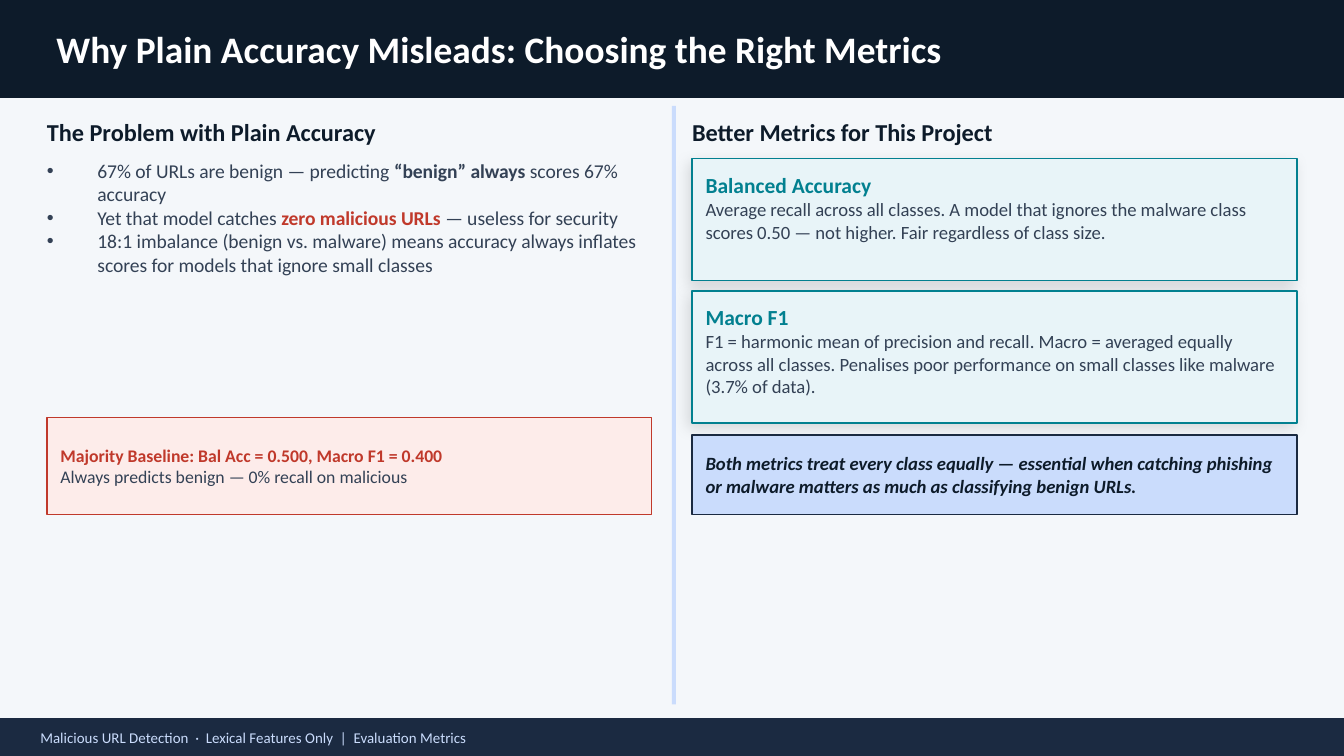
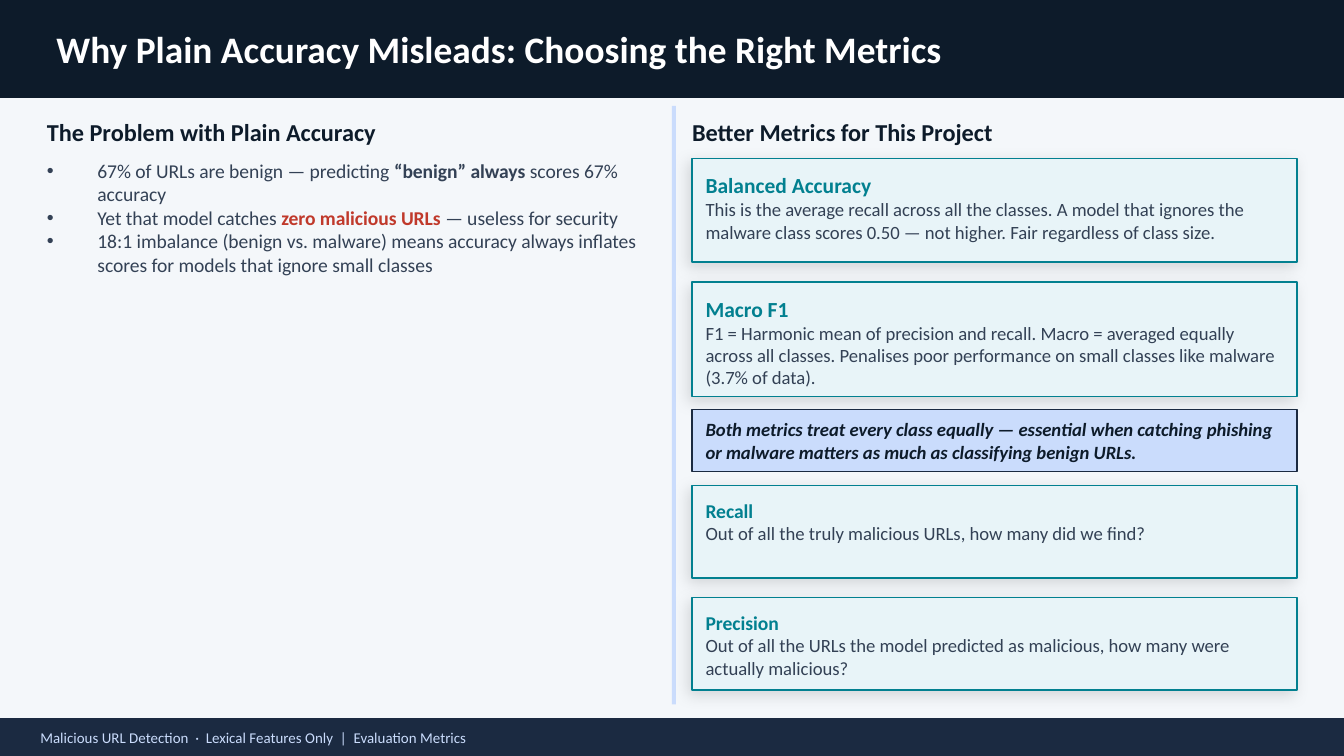
Before and after one commit to NimishSood/malicious-url-detection, a slide deck: slide 4 of Part2.pptx. Drawn at 1344x756 pixels with LibreOffice and Linux fonts; fonts in the diff are those of the drawing. Boxes give left, top, right and bottom in pixels: in the first picture for what was removed or moved away, otherwise in the second. Text is boxed around its words. In the diff, an @@ line names an element or a change of style, - is before the commit and + after.

```diff
--- a/Part2.pptx
+++ b/Part2.pptx
@@ rectangle "Balanced Accuracy": place and size @@
-rectangle "Balanced Accuracy" at <box>692,159,1297,281</box>
+rectangle "Balanced Accuracy" at <box>692,159,1297,262</box>
@@ text in rectangle at <box>706,203,1244,242</box>: text changed @@
-Average recall across all classes. A model that ignores the malware class scores 0.50 — not higher. Fair regardless of class size.
+This is the average recall across all the classes. A model that ignores the malware class scores 0.50 — not higher. Fair regardless of class size.
@@ rectangle "Macro F1": place and size @@
-rectangle "Macro F1" at <box>692,292,1297,423</box>
+rectangle "Macro F1" at <box>692,282,1297,396</box>
@@ text in rectangle at <box>706,327,1275,387</box>: text changed @@
-F1 = harmonic mean of precision and recall. Macro = averaged equally across all classes. Penalises poor performance on small classes like malware (3.7% of data).
+F1 = Harmonic mean of precision and recall. Macro = averaged equally across all classes. Penalises poor performance on small classes like malware (3.7% of data).
@@ rectangle removed at <box>47,418,652,515</box> @@
-Majority Baseline: Bal Acc = 0.500, Macro F1 = 0.400
-Always predicts benign — 0% recall on malicious
@@ rectangle "Both metrics treat every class ...": place and size @@
-rectangle "Both metrics treat every class ..." at <box>692,435,1297,515</box>
+rectangle "Both metrics treat every class ..." at <box>692,410,1297,472</box>
@@ rectangle added at <box>692,485,1297,578</box>, fill #E8F4F8, outline #028090 0.75 pt, 10 pt, text #334155 @@
+Recall
+Out of all the truly malicious URLs, how many did we find?
@@ rectangle added at <box>692,597,1297,689</box>, fill #E8F4F8, outline #028090 0.75 pt, 10 pt, text #334155 @@
+Precision
+Out of all the URLs the model predicted as malicious, how many were actually malicious?
```
Also in this commit, not shown: 2 other slides changed, 1 slide added.
